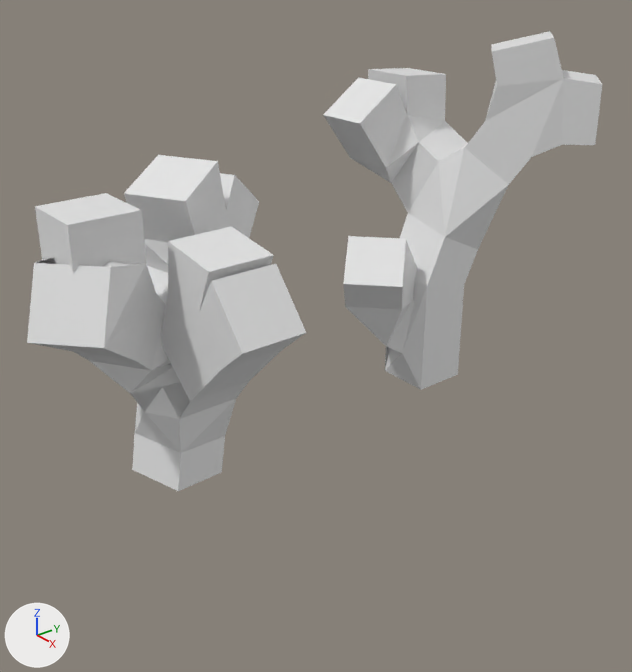
An edit to the Blender file Art/trees.blend, drawn before and after from the same camera.
Both versions are drawn from a 50 mm camera at (5.31, -5.44, 3.93) aimed at (0.06, -1.27, 0.82). The axes (+X, +Y, +Z) are drawn at lower left. The lights are the same throughout.

Objects in the first picture: 'Plane', 'tree1'.
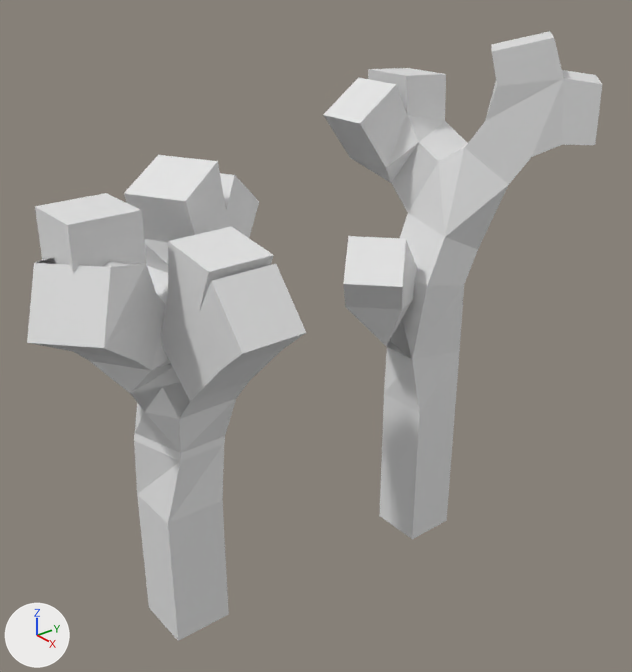
Edits to the scene script, one JSON object a line:
```json
{"block": "me_cube", "where": "me_cube.from_pydata(...)  # 15 vertices, 0 faces, 14 loose edges; spans x -0.64..0.84, y -0.63..1.15, z 0.0..3.07"}
{"block": "me_cube", "where": "# used by ob_tree1; location = (0.0, 0.0, 0.0)"}
{"block": "me_cube", "where": "# verts and faces of me_cube; kept vertices keep their numbers, new ones are numbered from 15"}
{"block": "me_cube", "where": "# before: 0 (-0.02, 0.09, 0.0)"}
{"block": "me_cube", "change": "me_cube part 1"}
{"op": "add", "block": "me_cube", "code": "verts[15] = (-0.02, 0.09, -1.73)"}
{"op": "add", "block": "me_cube", "code": "edges += [(0, 15)]"}
{"block": "me_plane", "where": "me_plane.from_pydata(...)  # 12 vertices, 0 faces, 11 loose edges; spans x -0.44..1.06, y -0.89..0.79, z 0.0..2.33"}
{"block": "me_plane", "where": "# used by ob_plane; location = (0.0, -2.64, 0.0)"}
{"block": "me_plane", "where": "# verts and faces of me_plane; kept vertices keep their numbers, new ones are numbered from 12"}
{"block": "me_plane", "where": "# before: 0 (0.0, 0.0, 0.0)"}
{"block": "me_plane", "change": "me_plane part 2"}
{"op": "add", "block": "me_plane", "code": "verts[12] = (0.0, 0.0, -1.44)"}
{"op": "add", "block": "me_plane", "code": "edges += [(0, 12)]"}
```

Where the change shows, as pixel boxes (x1, y1, x2, y2) in the pictures (632 x 672 px):
```json
{"object": "Plane", "change": "reshaped", "before": [27, 155, 306, 491], "after": [27, 155, 306, 641], "on screen": "45% taller"}
{"object": "tree1", "change": "reshaped", "before": [323, 31, 602, 390], "after": [323, 31, 602, 539], "on screen": "41% taller"}
```
